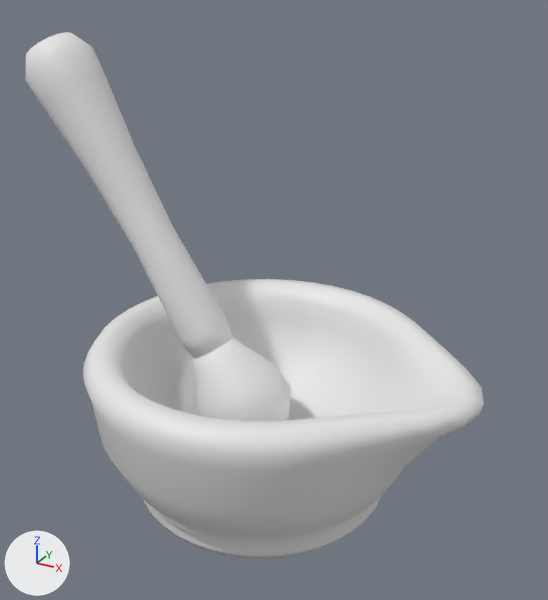
The glTF model assets/props/models/mortar.glb, before and after one commit.
Both versions are drawn from a 50 mm camera at (0.155, -0.269, 0.231) aimed at (0.006, 0.001, 0.096). Lighting does not change. The marker at lower left points along +X, +Y and +Z. The picture after the commit comes second. Vertices at exactly the same position are counted once.

The first picture shows 'Mortar', 'Pestle', 'PestleHandle'.
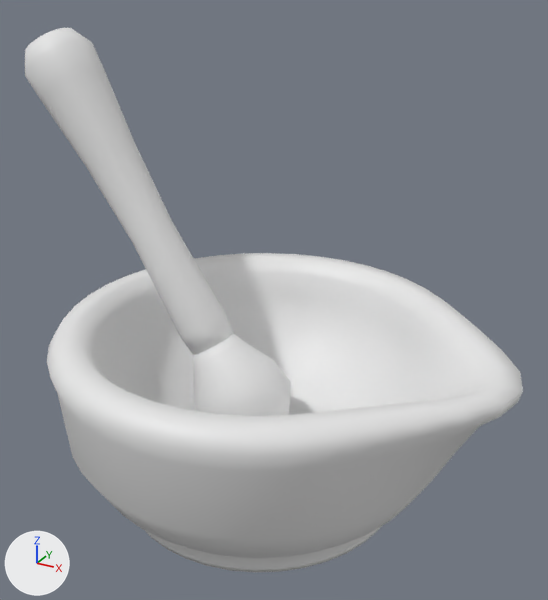
Location of each change, [x1, y1, x2, y2] in pixels of the pictures (548 x 600 px):
'Mortar', reshaped (19% wider, 14% taller): before [83, 279, 484, 559]; after [47, 253, 523, 572]
'PestleHandle', moved: before [26, 32, 233, 359]; after [25, 28, 233, 355]

What changed in the scene script:
```text
Change me_mortar:
    used by ob_mortar; location = (0.0, 0.0, 0.0)
    remove me_mortar.from_pydata(...)  # 721 vertices, 1400 faces; spans x -0.08..0.102, y -0.08..0.08, z 0.0..0.075
    add me_mortar.from_pydata(...)  # 721 vertices, 1400 faces; spans x -0.094..0.116, y -0.094..0.094, z 0.0..0.085
    me_mortar part 1: 720 of 721 vertices moved; they spanned x -0.08..0.102, y -0.08..0.08, z 0.0..0.075 and now span x -0.094..0.116, y -0.094..0.094, z 0.0..0.085; mean shift (0.0, 0.0, 0.005); largest move (0.0, -0.076, 0.074) -> (0.0, -0.09, 0.084)
Change me_pestlehandle:
    used by ob_pestlehandle; location = (0.0, 0.0, 0.0)
    remove me_pestlehandle.from_pydata(...)  # 114 vertices, 224 faces; spans x -0.1199..-0.0165, y -0.017..0.017, z 0.0571..0.2039
    add me_pestlehandle.from_pydata(...)  # 114 vertices, 224 faces; spans x -0.1199..-0.0165, y -0.017..0.017, z 0.0591..0.2059
    me_pestlehandle part 2: the whole mesh is moved by (0.0, 0.0, 0.002)
```
